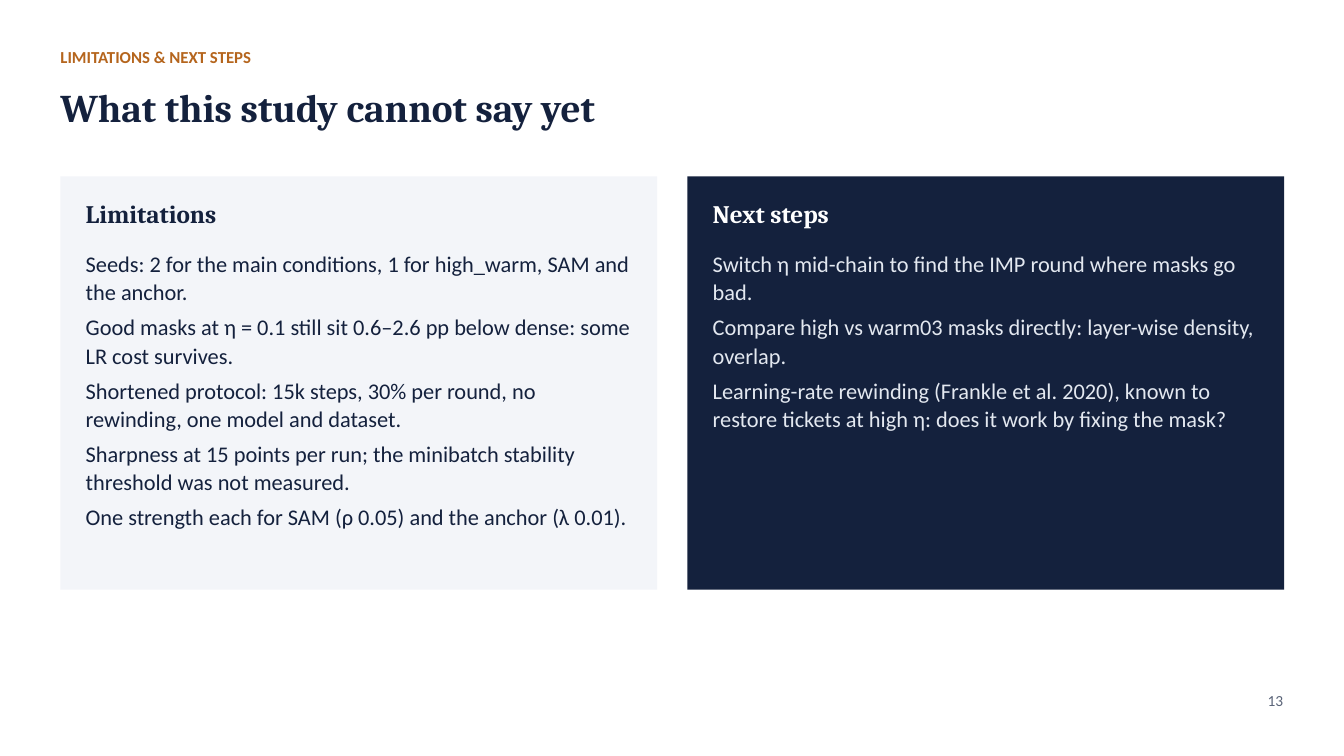
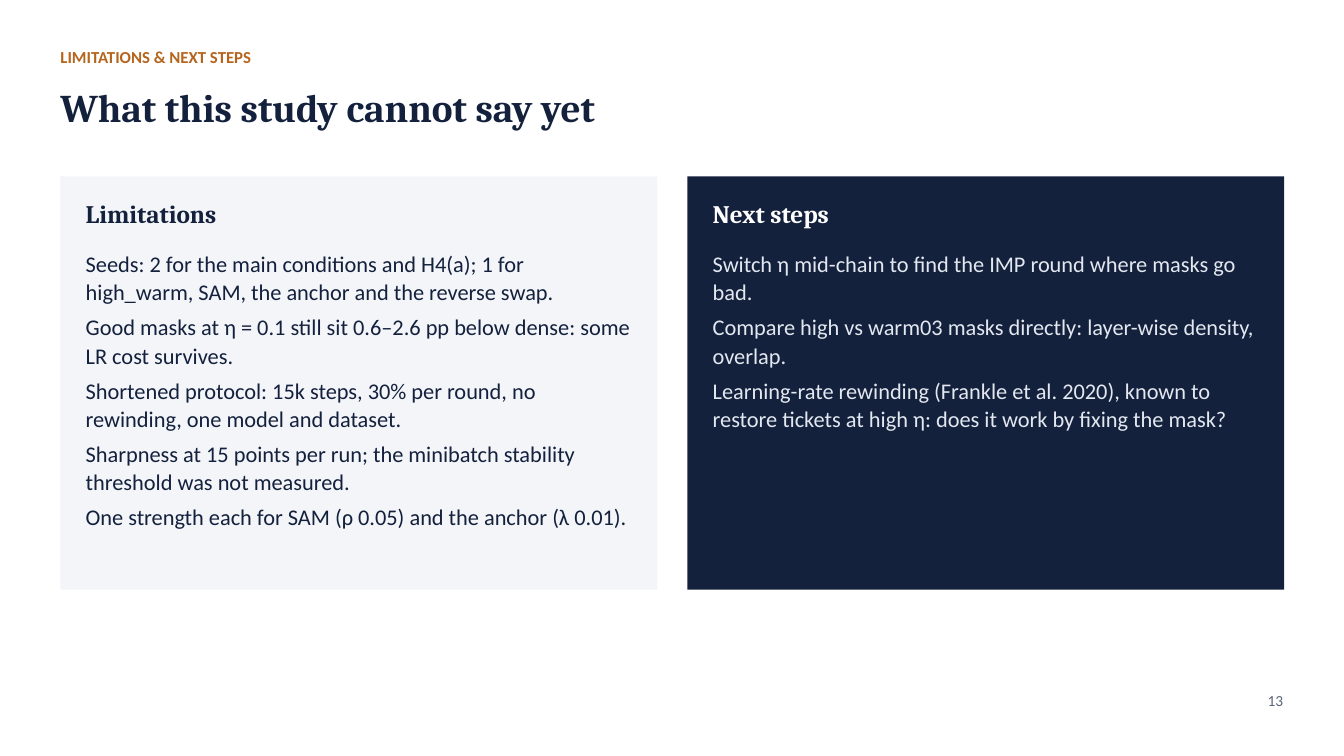
Before and after one commit to kneat2448/LTH-ML-final, a slide deck: slide 13 of report/LTH_Warmup_Final.pptx. Drawn at 1344x756 pixels with LibreOffice and Linux fonts; fonts in the diff are those of the drawing. Boxes give left, top, right and bottom in pixels: in the first picture for what was removed or moved away, otherwise in the second. Text is boxed around its words. In the diff, an @@ line names an element or a change of style, - is before the commit and + after.

```diff
--- a/report/LTH_Warmup_Final.pptx
+++ b/report/LTH_Warmup_Final.pptx
@@ text at box(86, 256, 553, 304): text changed @@
-Seeds: 2 for the main conditions, 1 for high_warm, SAM and the anchor.
+Seeds: 2 for the main conditions and H4(a); 1 for high_warm, SAM, the anchor and the reverse swap.
```
Also in this commit, not shown: 4 other slides changed, 13 other files.
